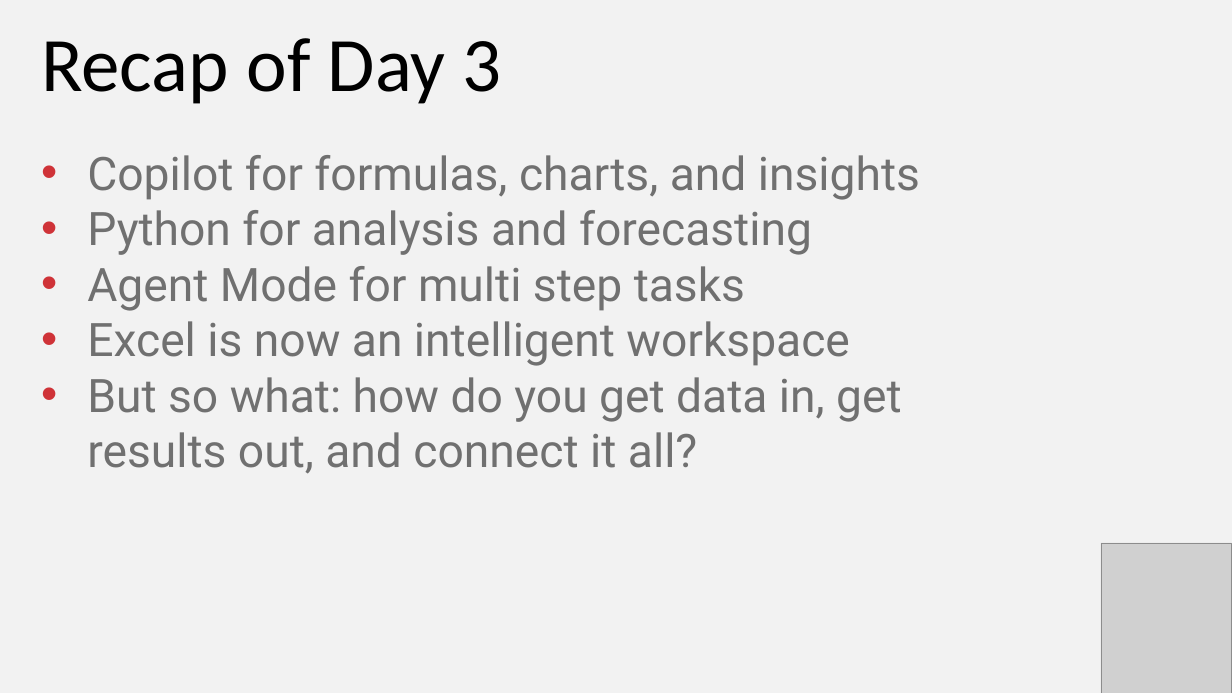
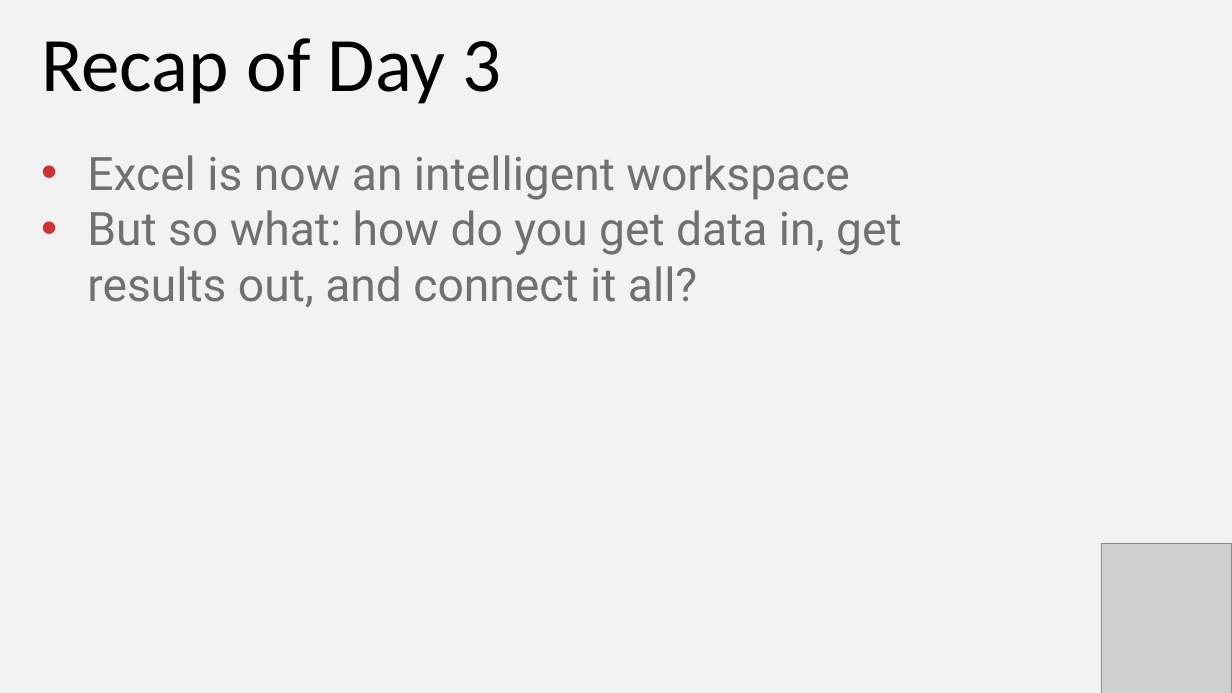
Before and after one commit to stringfestdata/ai-for-excel-in-a-week-may-2026, a slide deck: slide 2 of day-4-office-scripts-power-automate/day-4-office-scripts-power-automate.pptx (slide 3 before the commit). Drawn at 1232x693 pixels with LibreOffice and Linux fonts; fonts in the diff are those of the drawing; grey boxes stand for pictures. Boxes give left, top, right and bottom in pixels: in the first picture for what was removed or moved away, otherwise in the second. Text is boxed around its words. In the diff, an @@ line names an element or a change of style, - is before the commit and + after.

```diff
--- a/day-4-office-scripts-power-automate/day-4-office-scripts-power-automate.pptx
+++ b/day-4-office-scripts-power-automate/day-4-office-scripts-power-automate.pptx
@@ text at <box>87,155,920,311</box>: paragraphs removed @@
-• Copilot for formulas, charts, and insights
-• Python for analysis and forecasting
-• Agent Mode for multi step tasks
```
Also in this commit, not shown: 1 other slide changed, 1 slide removed, 37 other files.
